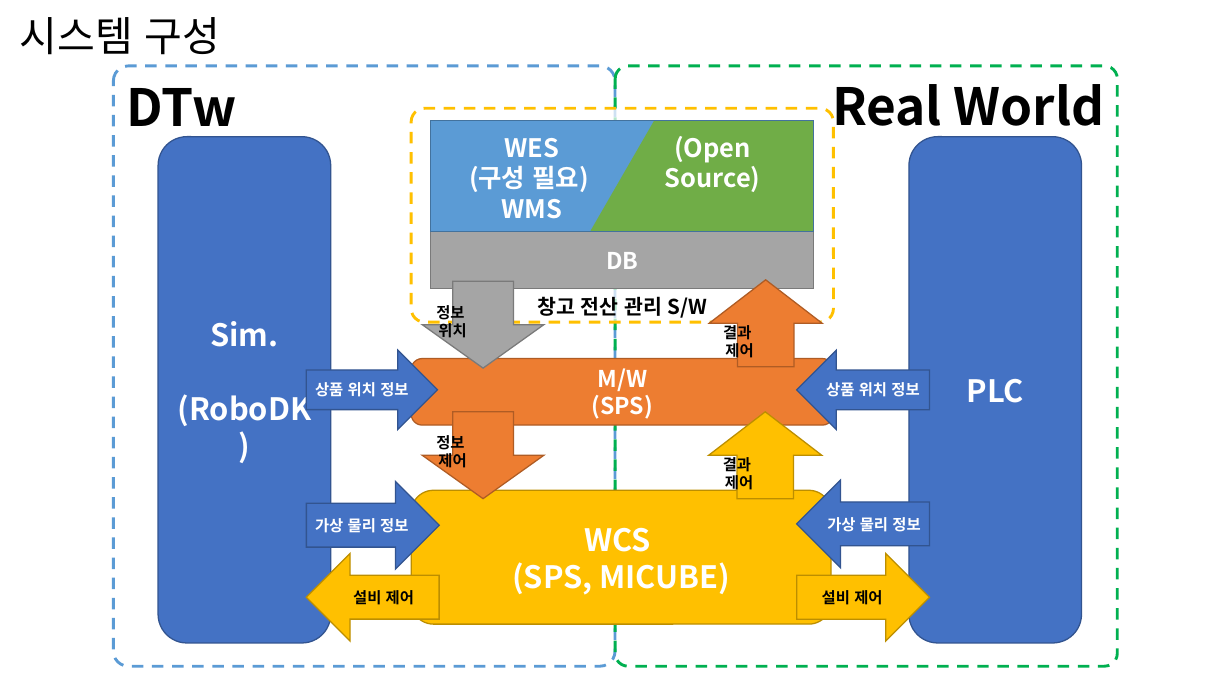
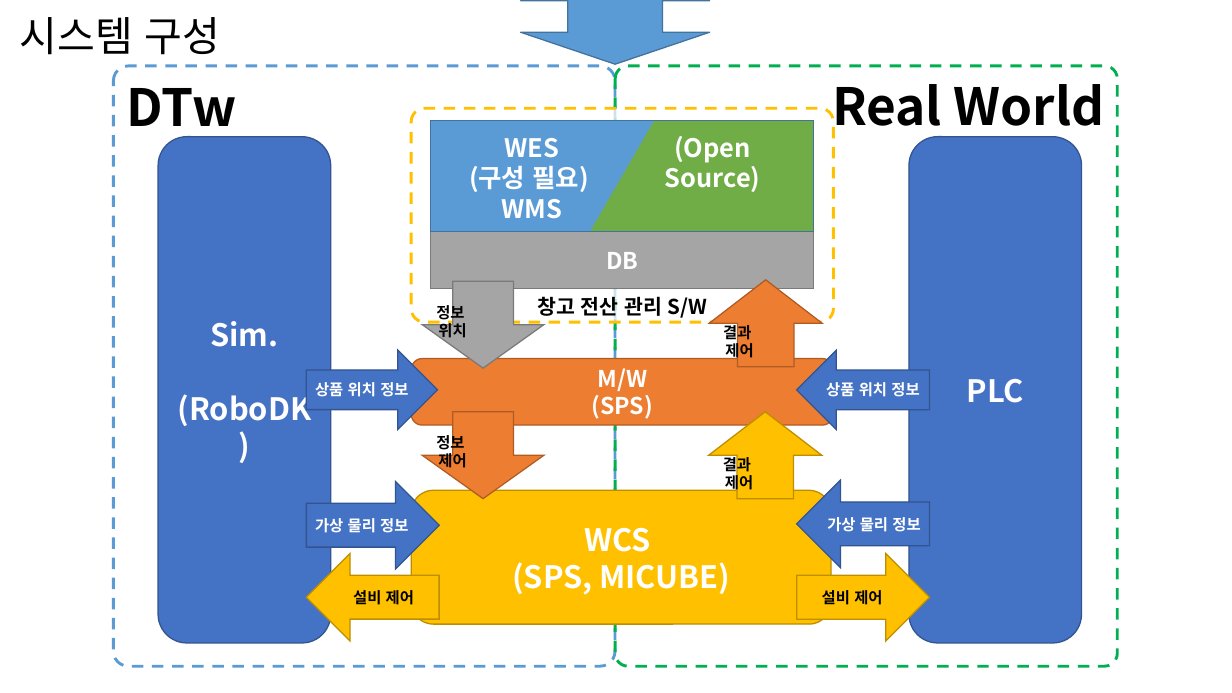
Before and after one commit to SpRobotTeam/DT_Gantry_Robot_WareHouse, a slide deck: slide 8 of doc/시스템 개념.pptx. Drawn at 1232x693 pixels with LibreOffice and Linux fonts; fonts in the diff are those of the drawing. Boxes give left, top, right and bottom in pixels: in the first picture for what was removed or moved away, otherwise in the second. Text is boxed around its words. In the diff, an @@ line names an element or a change of style, - is before the commit and + after.

```diff
--- a/doc/시스템 개념.pptx
+++ b/doc/시스템 개념.pptx
@@ up down arrow added at (x1=520, y1=0, x2=710, y2=64), fill #5B9BD5, outline #43739E 1 pt @@
```
Also in this commit, not shown: 3 other files.
